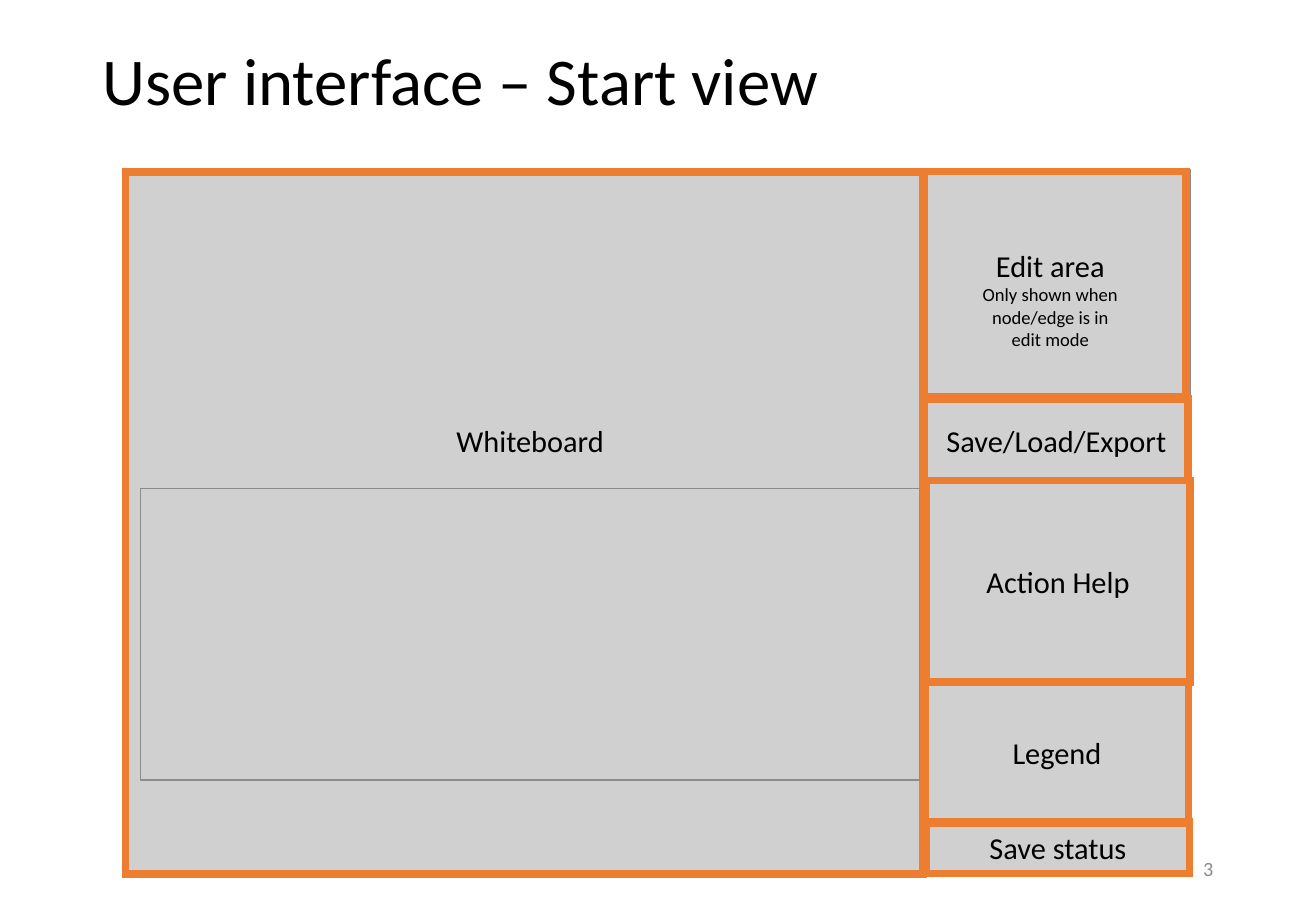
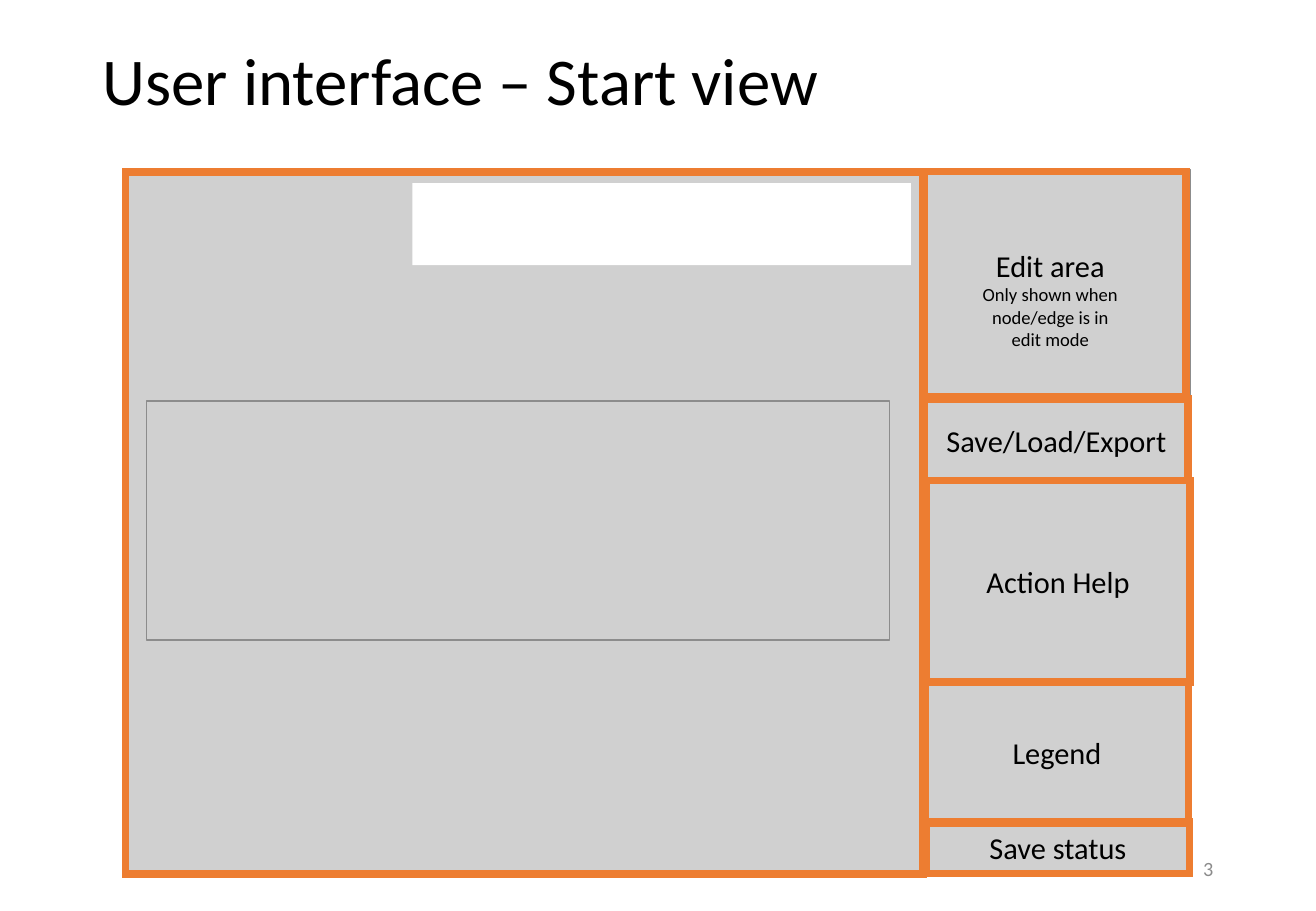
Before and after one commit to phuse-org/LinkedDataWorkshop, a slide deck: slide 3 of CSS2019/doc/GraphEditor introduction.pptx. Drawn at 1316x911 pixels with LibreOffice and Linux fonts; fonts in the diff are those of the drawing; grey boxes stand for pictures. Boxes give left, top, right and bottom in pixels: in the first picture for what was removed or moved away, otherwise in the second. Text is boxed around its words. In the diff, an @@ line names an element or a change of style, - is before the commit and + after.

```diff
--- a/CSS2019/doc/GraphEditor introduction.pptx
+++ b/CSS2019/doc/GraphEditor introduction.pptx
@@ rectangle added at [413,183,911,266], fill #FFFFFF @@
@@ picture added at [147,401,891,640] @@
@@ text removed at [456,431,603,452] @@
-Whiteboard
@@ picture removed at [141,488,920,780] @@
```
Also in this commit, not shown: 3 other slides changed, 2 other files.
